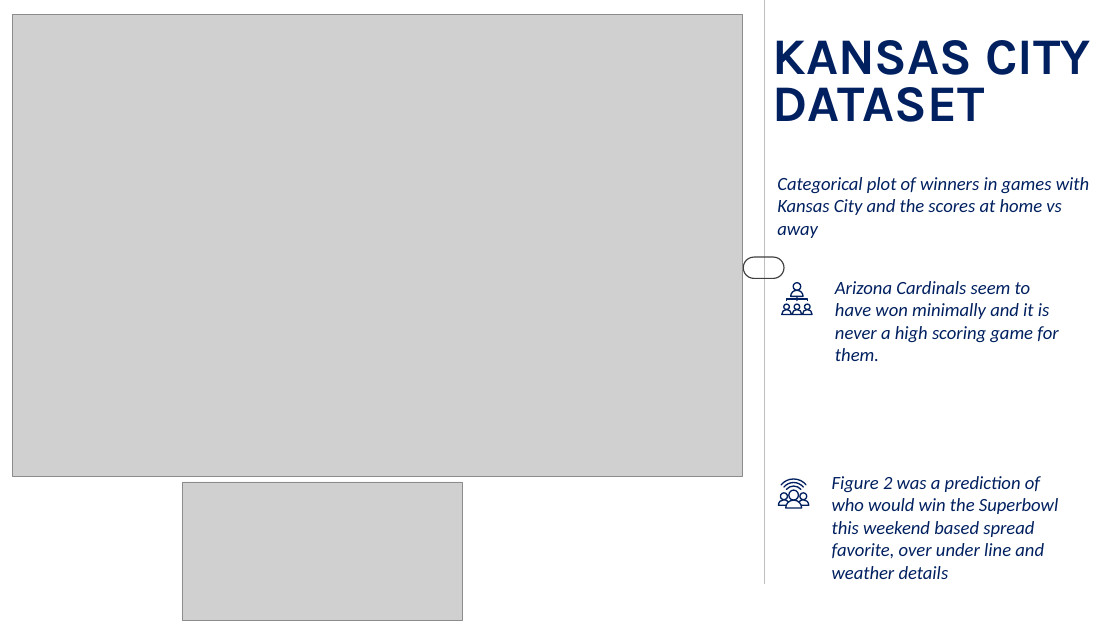
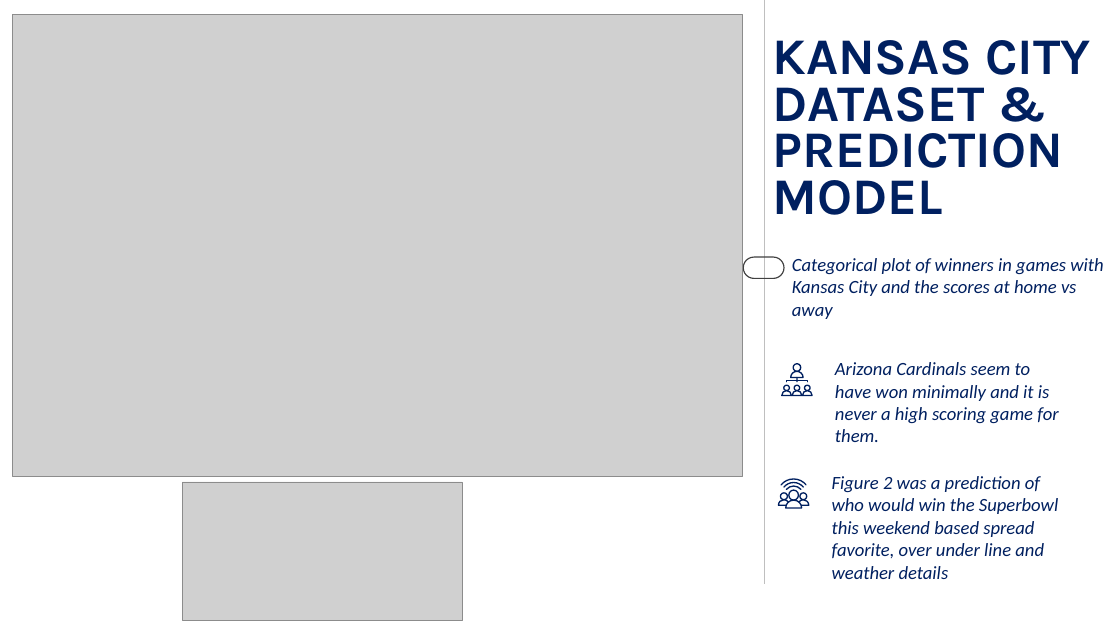
Before and after one commit to CherSmith39/Sports-Gambling, a slide deck: slide 11 of Practice Presentation.pptx (slide 9 before the commit). Drawn at 1120x630 pixels with LibreOffice and Linux fonts; fonts in the diff are those of the drawing; grey boxes stand for pictures. Boxes give left, top, right and bottom in pixels: in the first picture for what was removed or moved away, otherwise in the second. Text is boxed around its words. In the diff, an @@ line names an element or a change of style, - is before the commit and + after.

```diff
--- a/Practice Presentation.pptx
+++ b/Practice Presentation.pptx
@@ text at <box>772,40,1090,215</box>: text changed @@
-KANSAS CITY DATASET
+KANSAS CITY DATASET & PREDICTION MODEL
@@ text "Categorical plot of winners in ...": place and size @@
-text "Categorical plot of winners in ..." at <box>777,177,1089,238</box>
+text "Categorical plot of winners in ..." at <box>792,258,1103,319</box>
@@ 5 freeform shapes, 4 ellipses, 1 text, 1 line: place and size @@
-5 freeform shapes, 4 ellipses, 1 text, 1 line at <box>782,281,1058,361</box>
+5 freeform shapes, 4 ellipses, 1 text, 1 line at <box>782,362,1058,442</box>
```
Also in this commit, not shown: 2 other slides changed, 3 slides added, 4 slides removed.
